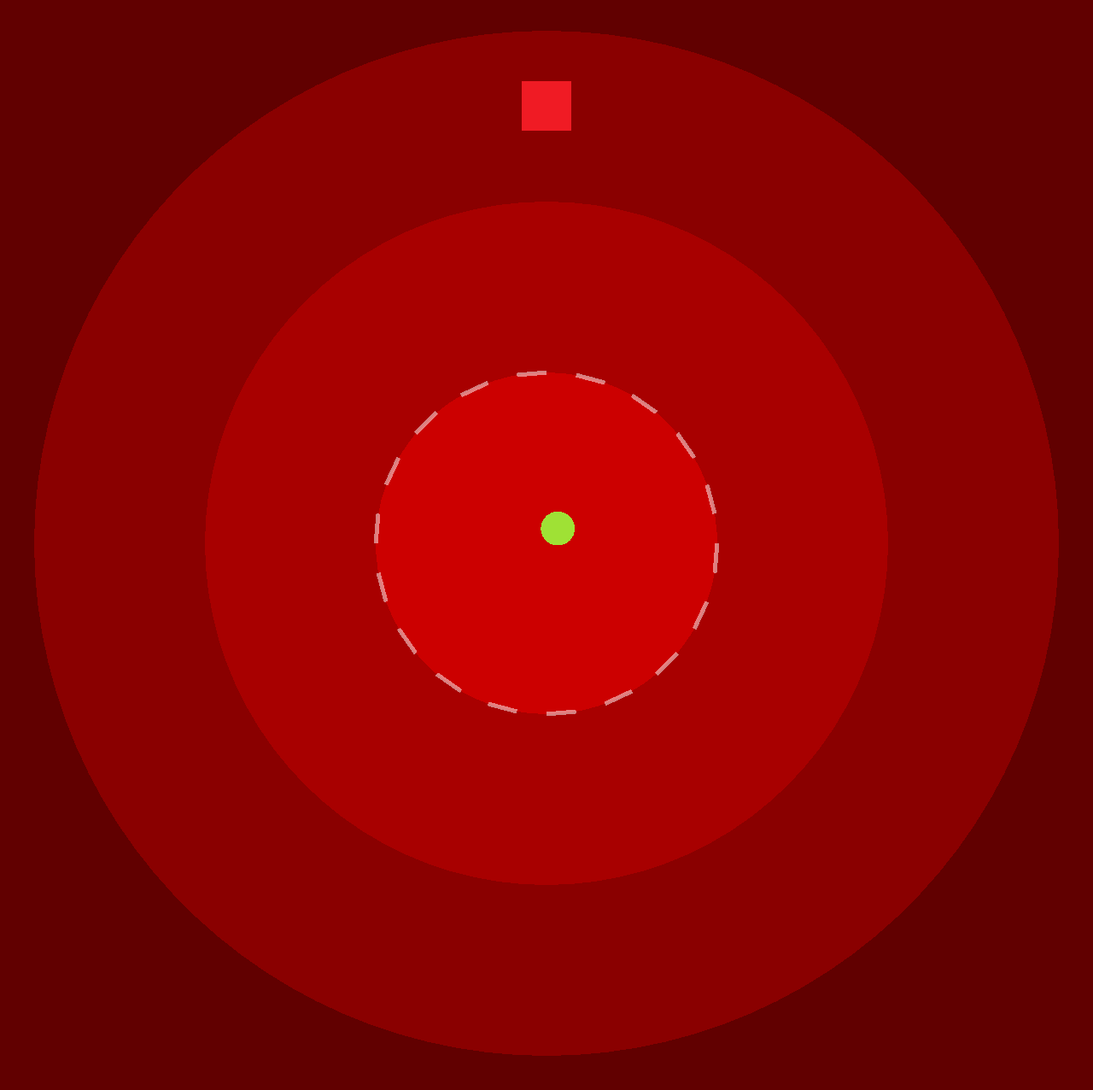
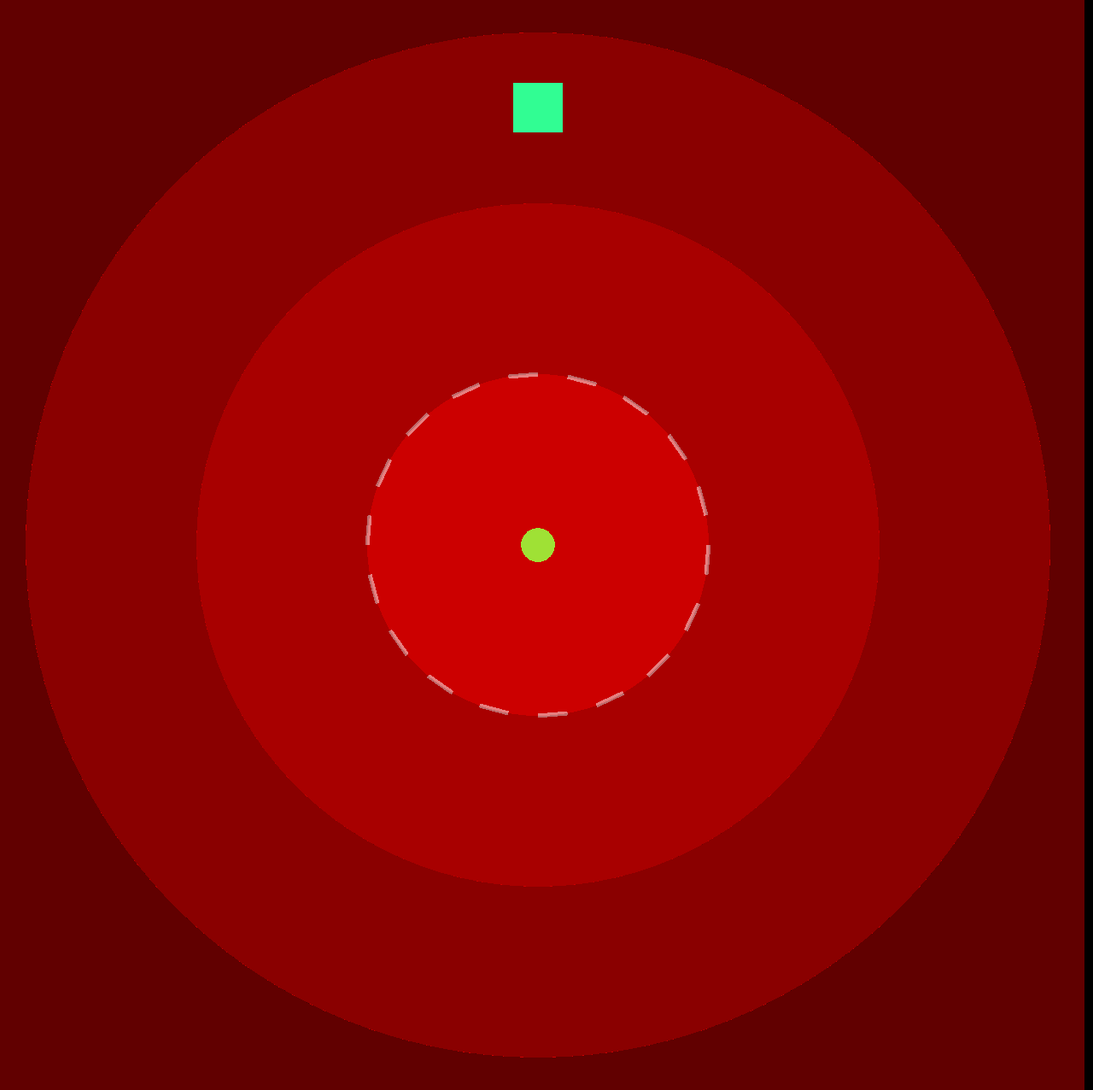
Two versions of the same layered image (1093 × 1090). Layer-by-layer changes:
added layer "Screen Shot 2016-06-22 at 11.46.44.png" above "Screen Shot 2016-06-22 at 07.01.35.png" over [25, 0, 1093, 1090]
hid "Screen Shot 2016-06-22 at 07.01.35.png", painted on it over [25, 0, 1093, 1090]
hid "Layer 1" (2nd of 2) over [25, 0, 1093, 1090]
